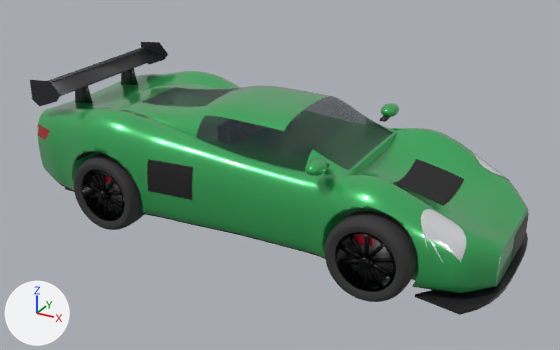
The Blender file modules/graphics/cars_blend/i4_light_roadster.blend: old version first, new version second.
Rendered twice from a camera (50 mm lens) standing at (3.26, -5.36, 3.12) and looking at (0.35, -0.08, 0.47). Every picture has the same lights, and +X, +Y and +Z are marked at lower left. The older version comes first.

The first picture shows 'body', 'bumper_front', 'bumper_rear', 'cabin', 'splitter', 'wheel_fr_spin', 'wheel_rr_spin', 'wing_rear' and 3 more.
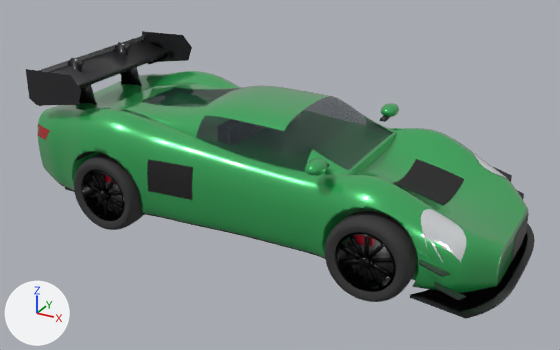
Changed parts and their boxes (x1, y1, x2, y2) in the pictures (560 x 350 px):
'wing_rear_up3', added (black): after (26, 31, 192, 105)
'splitter_up', added (black): after (410, 223, 535, 319)
'wing_rear_up2', added (mostly hidden): after (79, 37, 172, 104)
'canards', added: after (419, 167, 524, 300)
'wing_rear', unchanged, covered by the edit: before (30, 42, 168, 106); after (39, 42, 168, 106)
'splitter', unchanged, covered by the edit: before (415, 232, 528, 315); after (416, 232, 528, 312)

The change, as a list of edits to the scene's bpy script:
```text
Add me_canards_001:
    me_canards_001.from_pydata(...)  # 32 vertices, 24 faces; spans x 1.86..2.2, y -0.94..0.94, z 0.25..0.49
    me_canards_001.materials.append(mat_carbon)  # black #2c2c2f
Add me_wing_rear_up3:
    me_wing_rear_up3.from_pydata(...)  # 104 vertices, 53 faces; spans x -1.72..-1.11, y -0.79..0.79, z 0.87..1.31
    me_wing_rear_up3.polygons.foreach_set('use_smooth', [True] * 53)
    me_wing_rear_up3.materials.append(mat_carbon)  # black #2c2c2f
Add me_wing_rear_up2:
    me_wing_rear_up2.from_pydata(...)  # 88 vertices, 45 faces; spans x -1.72..-1.33, y -0.76..0.76, z 0.87..1.26
    me_wing_rear_up2.polygons.foreach_set('use_smooth', [True] * 45)
    me_wing_rear_up2.materials.append(mat_carbon)  # black #2c2c2f
Add me_splitter_up:
    me_splitter_up.from_pydata(...)  # 60 vertices, 44 faces; spans x 1.79..2.42, y -0.84..0.84, z 0.09..0.11
    me_splitter_up.materials.append(mat_carbon)  # black #2c2c2f
Add ob_canards:
    ob_canards = bpy.data.objects.new('canards', me_canards_001)
    ob_canards.location = (0.0, 0.0, 0.0)
Add ob_wing_rear_up3:
    ob_wing_rear_up3 = bpy.data.objects.new('wing_rear_up3', me_wing_rear_up3)
    ob_wing_rear_up3.location = (0.0, 0.0, 0.0)
Add ob_wing_rear_up2:
    ob_wing_rear_up2 = bpy.data.objects.new('wing_rear_up2', me_wing_rear_up2)
    ob_wing_rear_up2.location = (0.0, 0.0, 0.0)
Add ob_splitter_up:
    ob_splitter_up = bpy.data.objects.new('splitter_up', me_splitter_up)
    ob_splitter_up.location = (0.0, 0.0, 0.0)
```
